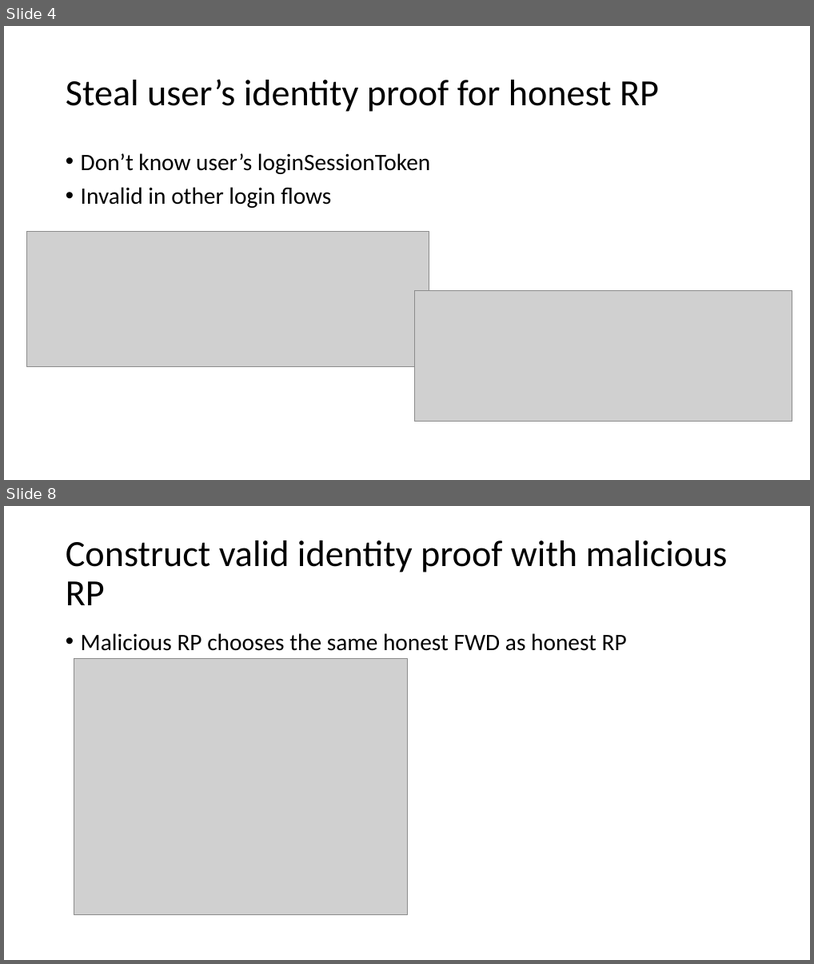
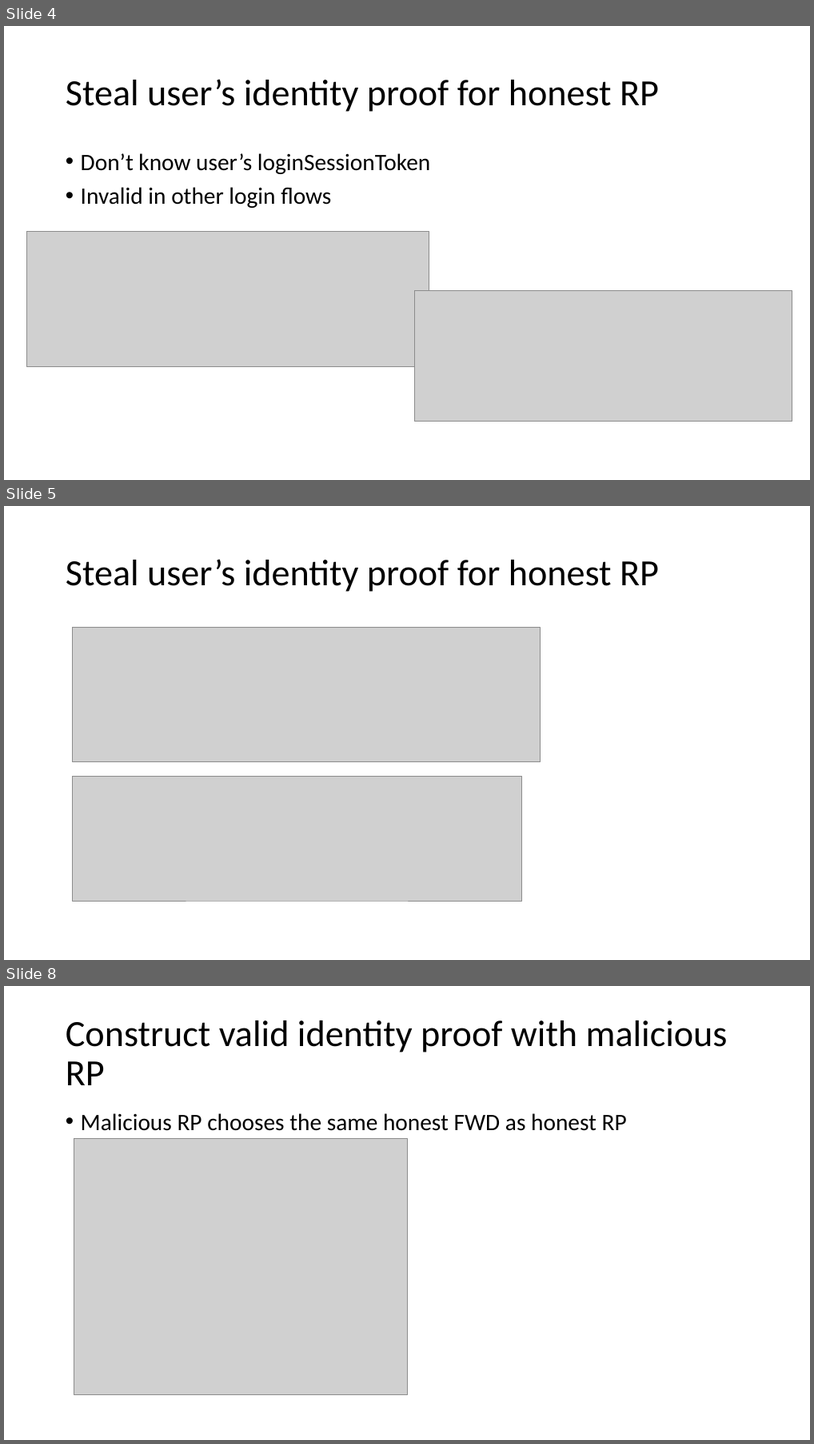
Before and after one commit to cqguo/OIDC-latex, a slide deck: documents/SPRESSO vulnerabilities.pptx. Shown one above the other, each under a label of ours: slides 4 and 8 before the commit, slides 4, 5 and 8 after it; the slides between them are not shown. The pictures are 814x964 and 814x1444 pixels, drawn with LibreOffice and Linux fonts; fonts in the diff are those of the drawing; grey boxes stand for pictures. Boxes give left, top, right and bottom in pixels: in the first picture for what was removed or moved away, otherwise in the second. Text is boxed around its words. In the diff, an @@ line names an element or a change of style, - is before the commit and + after.

```diff
--- a/documents/SPRESSO vulnerabilities.pptx
+++ b/documents/SPRESSO vulnerabilities.pptx
@@ slide 5 added at bbox=[4, 506, 810, 960], background #FFFFFF @@
@@ title added at bbox=[66, 559, 659, 592], 44 pt, text #000000 @@
+Steal user’s identity proof for honest RP
@@ picture added at bbox=[72, 627, 541, 762] @@
@@ picture added at bbox=[72, 776, 522, 900] @@
```
Also in this commit, not shown: 4 slides changed, 1 slide removed, 5 other files.
